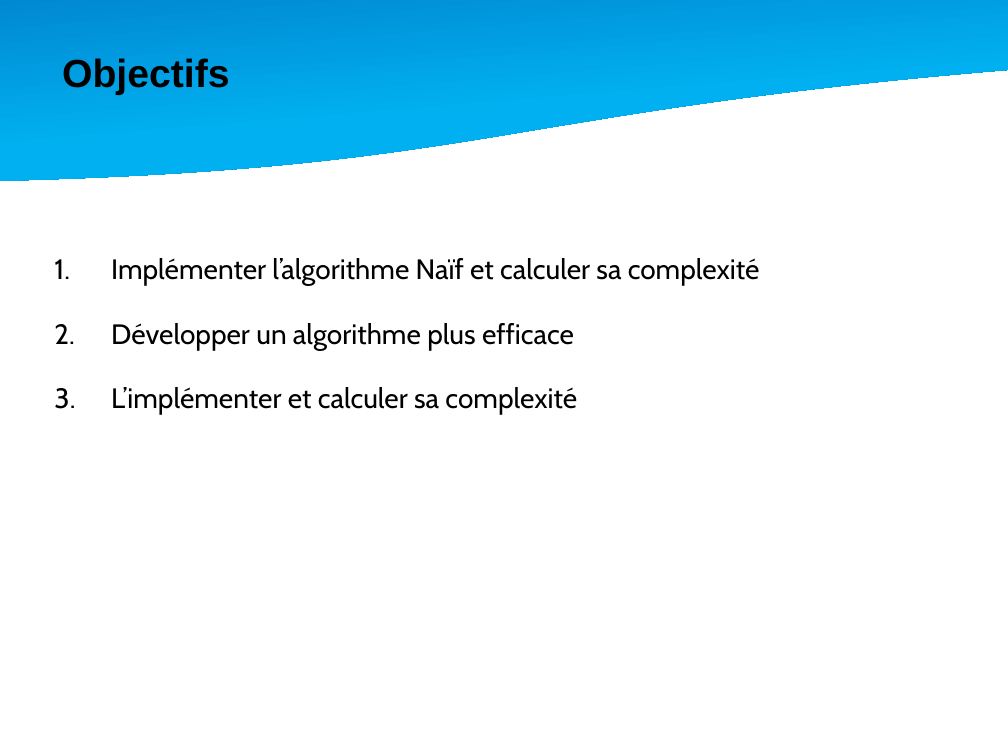
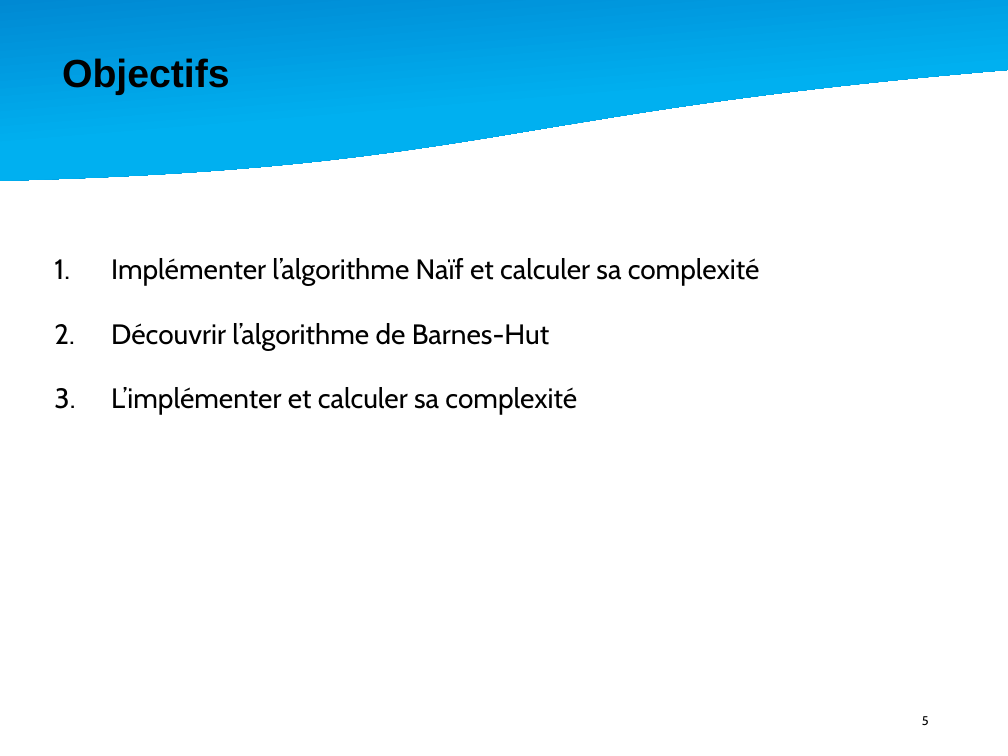
Before and after one commit to rfaucon2/TIPI_Spe, a slide deck: slide 5 of Diapo/TIPE-Spe.pptx. Drawn at 1008x756 pixels with LibreOffice and Linux fonts; fonts in the diff are those of the drawing. Boxes give left, top, right and bottom in pixels: in the first picture for what was removed or moved away, otherwise in the second. Text is boxed around its words. In the diff, an @@ line names an element or a change of style, - is before the commit and + after.

```diff
--- a/Diapo/TIPE-Spe.pptx
+++ b/Diapo/TIPE-Spe.pptx
@@ text at <box>111,323,549,350</box>: text changed @@
-2. Développer un algorithme plus efficace
+2. Découvrir l’algorithme de Barnes-Hut
@@ page number added at <box>922,716,929,725</box>, 9 pt, text #000000 @@
+5
```
Also in this commit, not shown: 20 other slides changed, 1 slide added, 1 slide removed, 4 other files.
